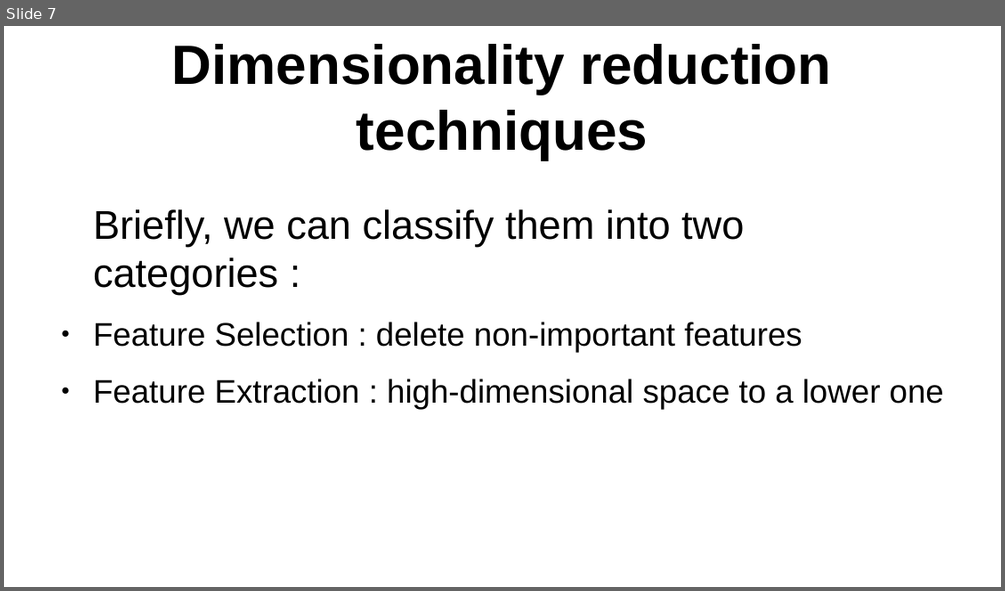
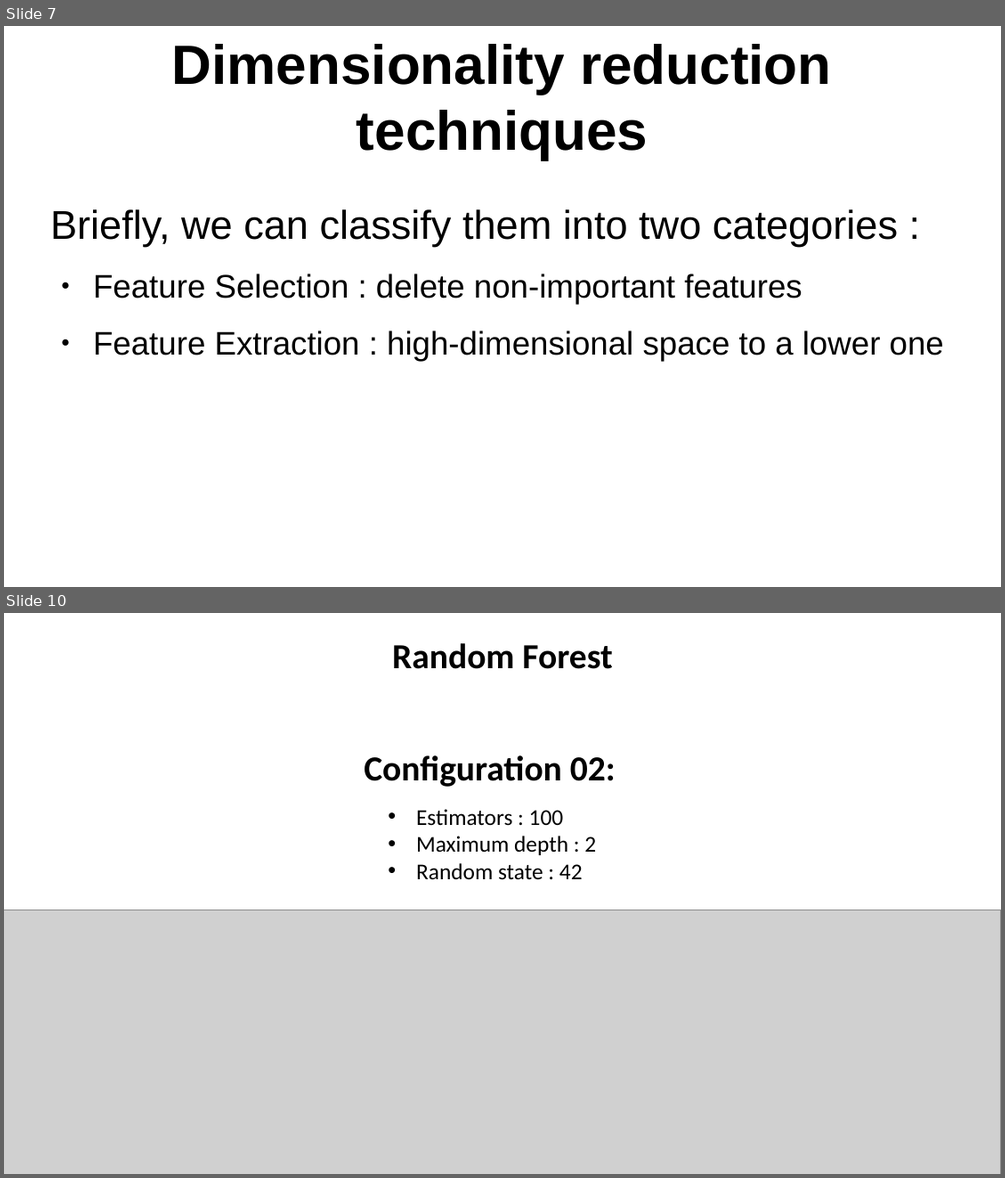
Before and after one commit to whalit/SFML-Project, a slide deck: presentation_Project.odp. Shown one above the other, each under a label of ours: slide 7 before the commit, slides 7 and 10 after it; the slides between them are not shown. The pictures are 1005x591 and 1005x1178 pixels, drawn with LibreOffice and Linux fonts; fonts in the diff are those of the drawing; grey boxes stand for pictures. Boxes give left, top, right and bottom in pixels: in the first picture for what was removed or moved away, otherwise in the second. Text is boxed around its words. In the diff, an @@ line names an element or a change of style, - is before the commit and + after.

```diff
--- a/presentation_Project.odp
+++ b/presentation_Project.odp
@@ slide 10 added at (4, 613, 1001, 1174), background #FFFFFF @@
@@ text added at (392, 643, 612, 669), 28 pt, text #000000, bold @@
+Random Forest
@@ text added at (364, 755, 615, 787), 28 pt, text #000000, bold @@
+Configuration 02:
@@ text added at (416, 809, 596, 880), 18 pt, text #000000 @@
+• Estimators : 100
+• Maximum depth : 2
+• Random state : 42
@@ picture added at (4, 909, 1001, 1174) @@
@@ slide 7 changed as well @@
@@ text "Briefly, we can classify them ..." at (50, 209, 944, 361): indent changed @@
```
Also in this commit, not shown: 4 other slides changed, 6 other slides added.
